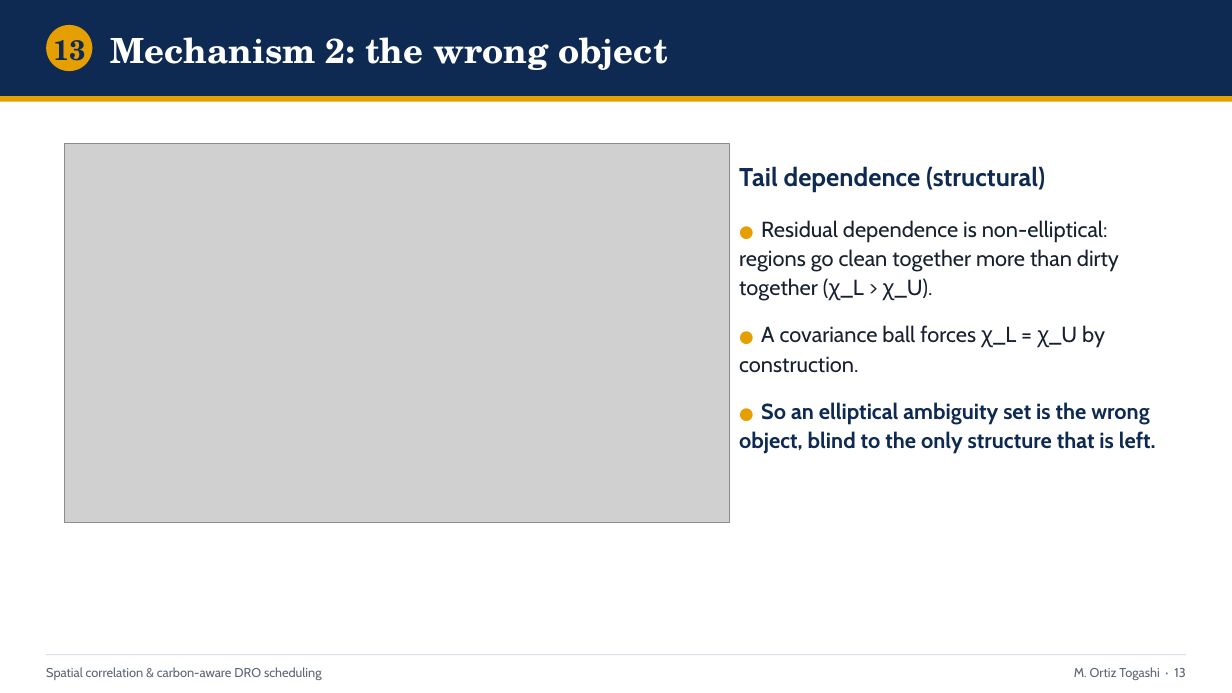
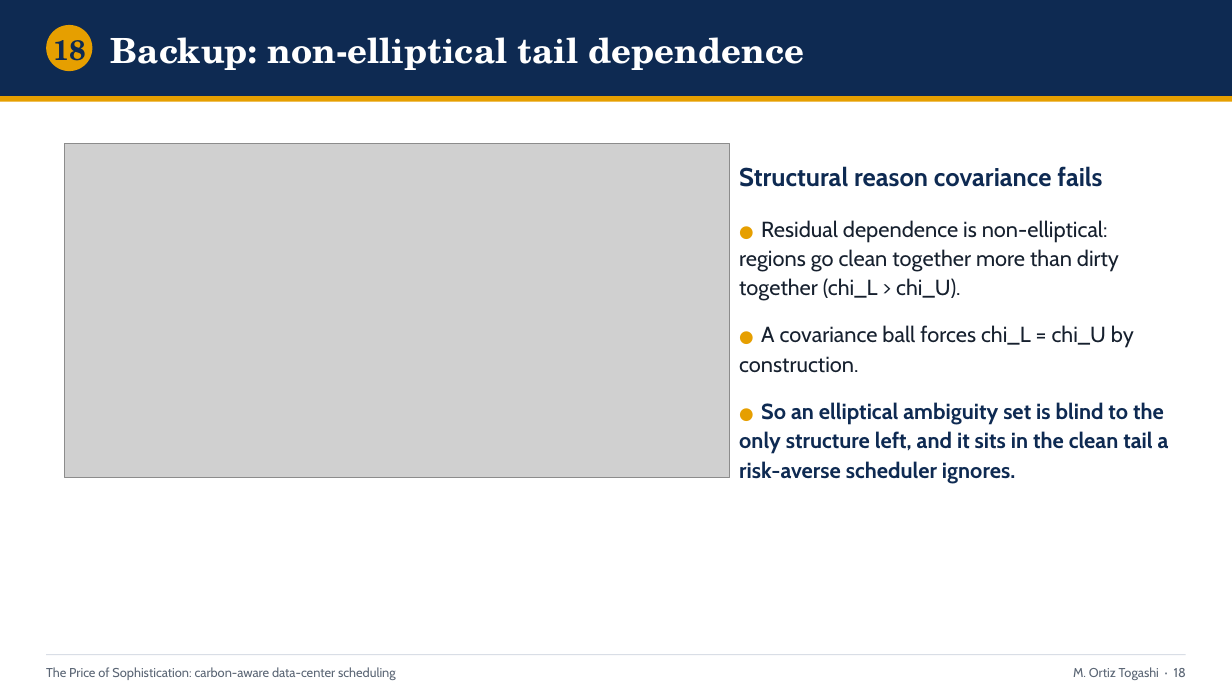
Before and after one commit to ma731/Capstone-in-Operations-Research, a slide deck: slide 18 of deck/capstone_defense.pptx (slide 13 before the commit). Drawn at 1232x693 pixels with LibreOffice and Linux fonts; fonts in the diff are those of the drawing; grey boxes stand for pictures. Boxes give left, top, right and bottom in pixels: in the first picture for what was removed or moved away, otherwise in the second. Text is boxed around its words. In the diff, an @@ line names an element or a change of style, - is before the commit and + after.

Commit message:
Pivot to value-first framing; correct transfer-lever savings to verified numbers
Reframe from null-result to "The Price of Sophistication": lead with the
day-ahead migration scheduler (the spatial transfer lever), demote the
spatial-correlation null to a screening rule (RQ2), recast the DRO as
day-ahead forecast-error hedging, and move the copula to an appendix.

Integrity fix: the transfer-lever headline (4.7-10.1% / "8-11 pts") was an
unverified placeholder that conflated two metrics. Ran
scripts/run_part3_transfer_value.py (committed snapshot) and corrected every
artifact to the real out-of-sample CVaR_0.95 reduction over the Phi=0
baseline: 4.0-9.9% (Western 4.0%, Eastern 9.9%, Diversified 9.0%).

- capstone_thesis.tex (28pp body) and full_thesis.tex (57pp): value-first
  restructure, copula demoted to app:copula, number correction
- build_deck.py / poster build_v23.js: deck (18 slides) and poster rebuilt
- plot_part3.py: real savings; crossover marker moved to M*~3

```diff
--- a/deck/capstone_defense.pptx
+++ b/deck/capstone_defense.pptx
@@ text at [53,40,85,70]: text changed @@
-13
+18
@@ text at [111,37,804,70]: text changed @@
-Mechanism 2: the wrong object
+Backup: non-elliptical tail dependence
@@ picture: place and size @@
-picture at [65,143,730,523]
+picture at [65,143,730,478]
@@ text at [739,166,1169,484]: text changed; text colour #16202E to #0E2A52; bold on @@
-Tail dependence (structural)
-● Residual dependence is non-elliptical: regions go clean together more than dirty together (χ_L > χ_U).
-● A covariance ball forces χ_L = χ_U by construction.
-● So an elliptical ambiguity set is the wrong object, blind to the only structure that is left.
+Structural reason covariance fails
+● Residual dependence is non-elliptical: regions go clean together more than dirty together (chi_L > chi_U).
+● A covariance ball forces chi_L = chi_U by construction.
+● So an elliptical ambiguity set is blind to the only structure left, and it sits in the clean tail a risk-averse scheduler ignores.
@@ text at [46,667,396,680]: text changed @@
-Spatial correlation & carbon-aware DRO scheduling
+The Price of Sophistication: carbon-aware data-center scheduling
@@ text at [1073,667,1186,680]: text changed @@
-M. Ortiz Togashi · 13
+M. Ortiz Togashi · 18
```
Also in this commit, not shown: 8 other slides changed, 9 slides added, 9 slides removed, 42 other files.
